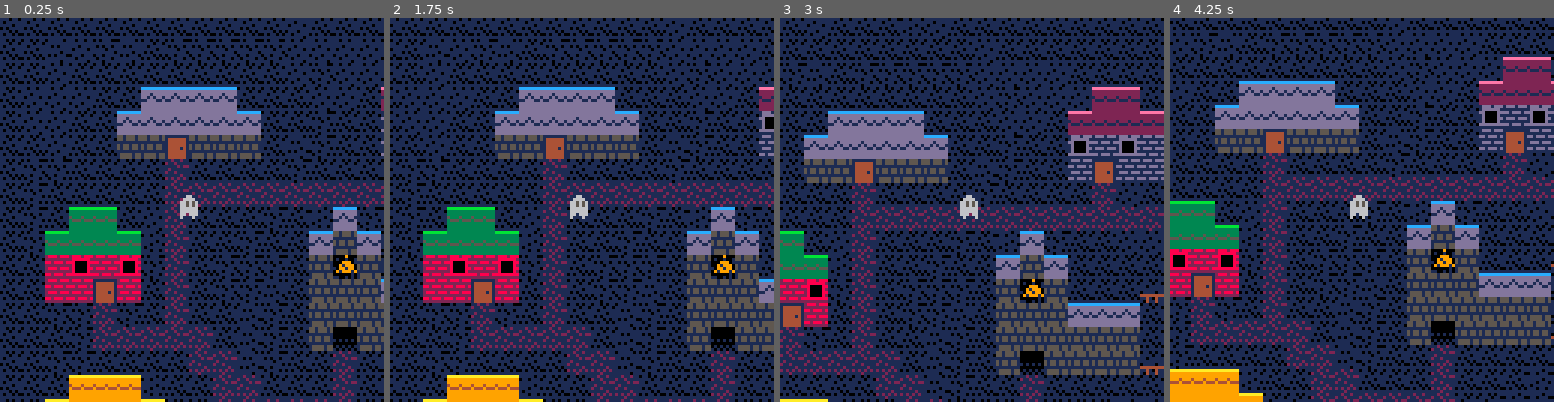
Above: before the commit, frames 1-4 (left to right).
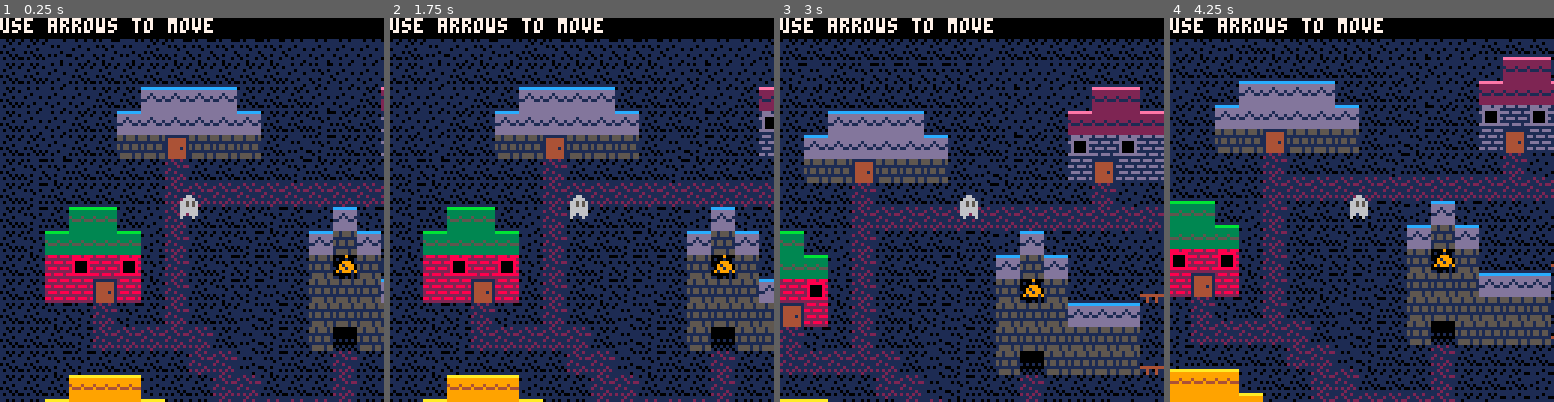
Above: after the commit, the same moments.

Repository: codeartisticninja/ldjam38
Game: PICO-8 cartridge ldjam.p8
The game is run twice, just before and just after one commit, with the same random seed, the same clock (stepped at 60 frames per second) and the same inputs.
Inputs:
- Up to frame 1 (0.25 s): no input
- Up to frame 2 (1.75 s): tap O (Z key) at 0.7, 1.7 s; hold Right from 1.6 s (still down)
- Up to frame 3 (3 s): release Right at 2.1 s; tap O (Z key) at 2.1, 2.5, 2.9 s; hold Up 2.15-2.42 s; hold Right from 2.47 s (still down)
- Up to frame 4 (4.25 s): release Right at 3.03 s; hold Left 3.08-3.58 s; tap O (Z key) at 3.3, 3.7, 4.1 s; hold Down 3.63-3.97 s; hold Right from 4.02 s (still down)

The runs differ from the first frame. In frame 1, 4.5% of the frame differs, in the area x 0-100%, y 0-6%; in frame 2, 4.5%; in frame 3, 4.5%; in frame 4, 4.5%.

Commit message:
help text

Diff:
--- a/ldjam.p8
+++ b/ldjam.p8
@@ -31,10 +31,12 @@
 
 levels = {
 	{
+		help = "use arrows to move",
 		chars = {}
 	},
 
 	{
+		help = "press z to read minds",
 		chars = {
 			richard = {
 				x = 14.5,
@@ -334,8 +336,12 @@
 	handleanimal()
 	cls()
 	drawmap()
+	if levels[currentlevel].help then
+		camera(0,0)
+		rectfill(0,0,128,6,0)
+		print(levels[currentlevel].help, 0, 0, 7)
+	end
 	camera(cam.x ,cam.y)
-	spr(player.sprite,player.x-4,player.y-4,1,1,player.flipped)
 	if (player.state == 1) then
 		drawdiabox()
 	end
@@ -413,6 +419,7 @@
 		for x=-8,8,8 do
 			camera(map.sizex*x + cam.x, map.sizey*y + cam.y)
 			mapdraw(0, 0, 0, 0, map.sizex,map.sizey)
+			spr(player.sprite,player.x-4,player.y-4,1,1,player.flipped)
 			for name,char in pairs(levels[currentlevel].chars) do
 				spr(char.sprite,char.x*8-4,char.y*8-4,1,1,char.flipped)
 			end
